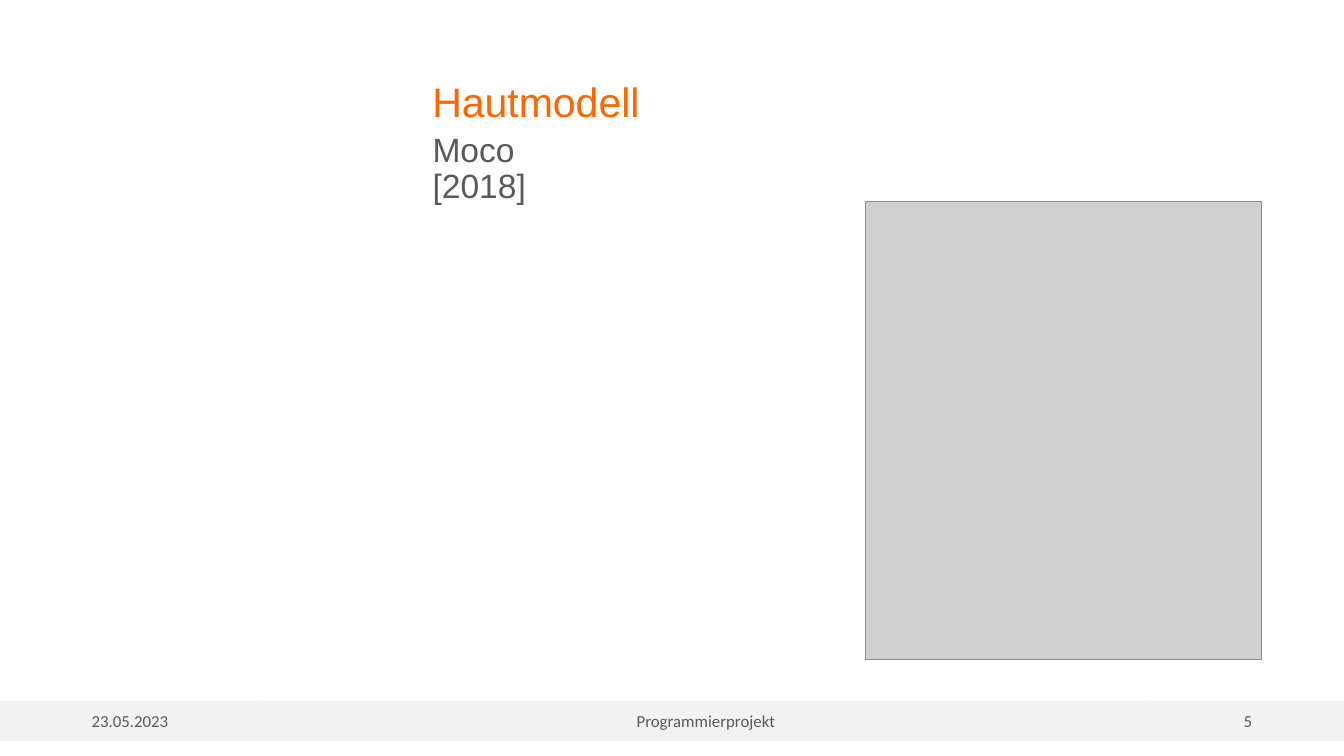
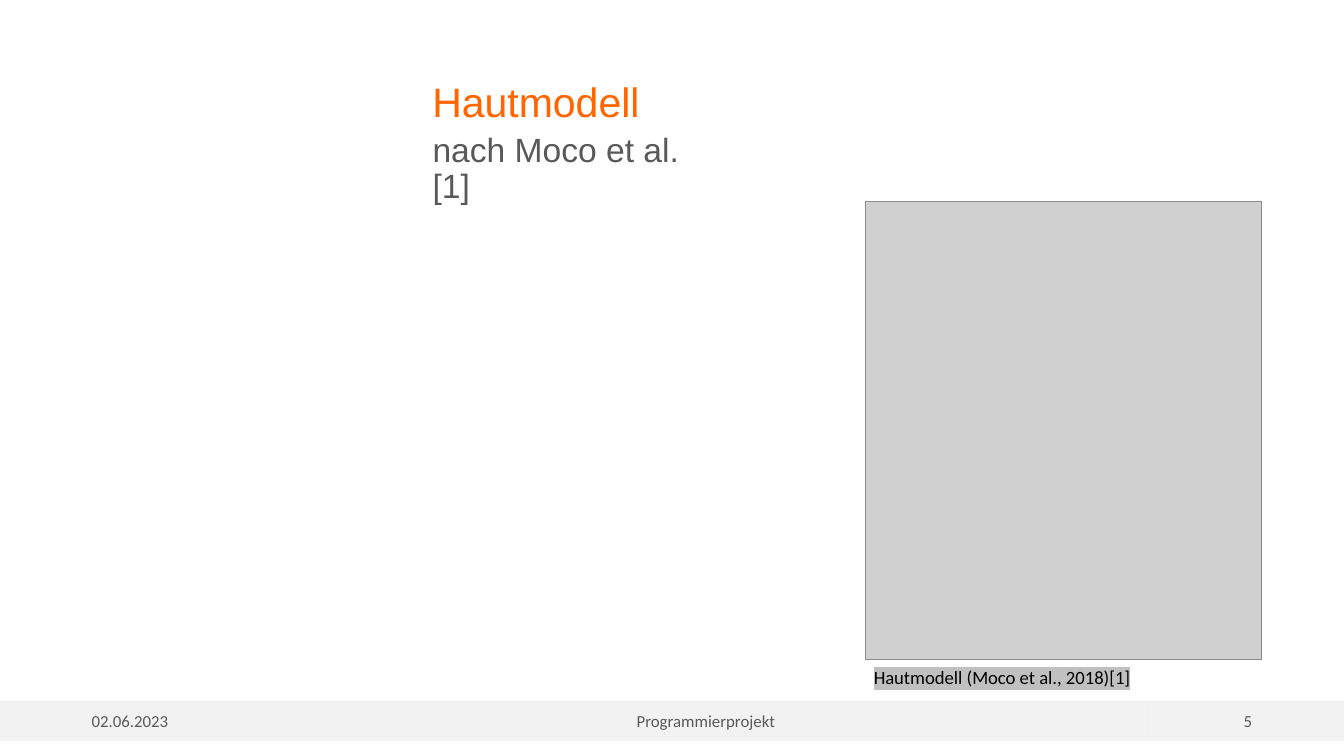
Before and after one commit to vmuelle/mcsim_for_tissue, a slide deck: slide 5 of MC_Tissue.pptx. Drawn at 1344x756 pixels with LibreOffice and Linux fonts; fonts in the diff are those of the drawing; grey boxes stand for pictures; background and template pictures are left out. Boxes give left, top, right and bottom in pixels: in the first picture for what was removed or moved away, otherwise in the second. Text is boxed around its words. In the diff, an @@ line names an element or a change of style, - is before the commit and + after.

```diff
--- a/MC_Tissue.pptx
+++ b/MC_Tissue.pptx
@@ text at (433,137,678,204): text changed @@
-Moco [2018]
+nach Moco et al. [1]
@@ text added at (874,670,1130,687), 10 pt, text #000000 @@
+Hautmodell (Moco et al., 2018)[1]
@@ text in rectangle at (92,715,169,727): text changed @@
-23.05.2023
+02.06.2023
```
Also in this commit, not shown: 14 other slides changed, 3 slides added, 41 other files.
